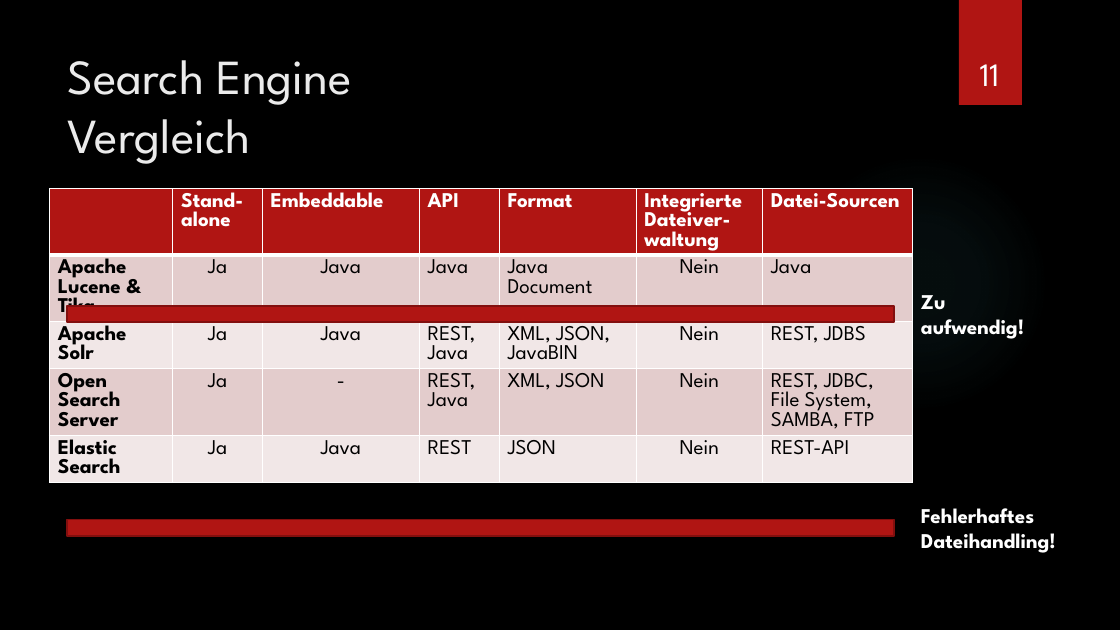
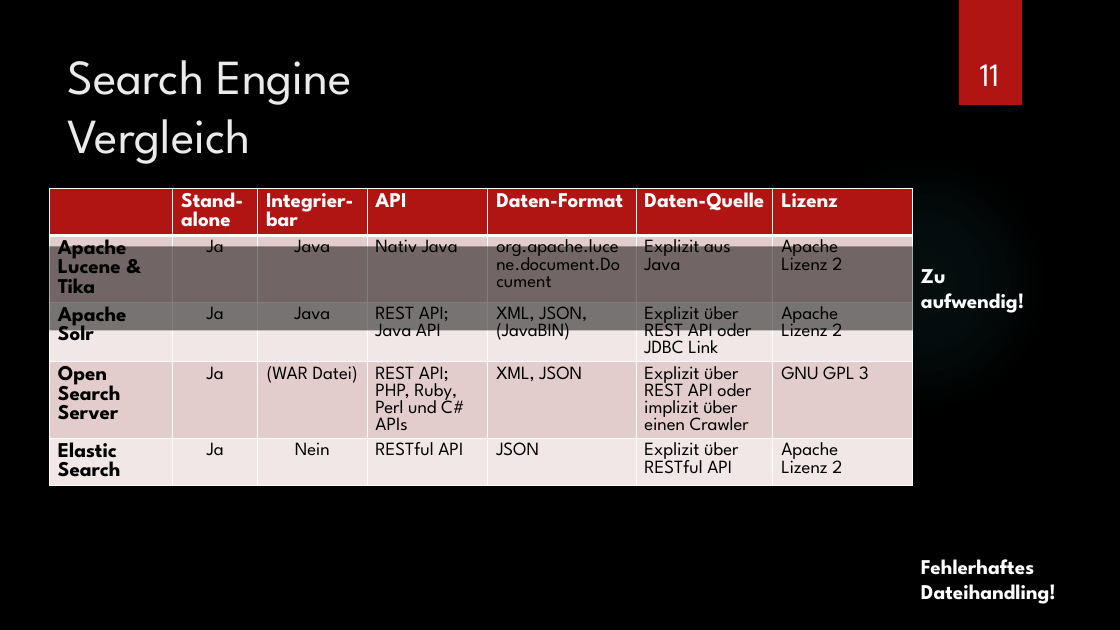
Before and after one commit to kanbanana/knowledgebase, a slide deck: slide 11 of docs/presentation/Technologie-Evaluation Zusammenfassung.pptx. Drawn at 1120x630 pixels with LibreOffice and Linux fonts; fonts in the diff are those of the drawing; background and template pictures are left out. Boxes give left, top, right and bottom in pixels: in the first picture for what was removed or moved away, otherwise in the second. Text is boxed around its words. In the diff, an @@ line names an element or a change of style, - is before the commit and + after.

```diff
--- a/docs/presentation/Technologie-Evaluation Zusammenfassung.pptx
+++ b/docs/presentation/Technologie-Evaluation Zusammenfassung.pptx
@@ table at (x1=50, y1=188, x2=912, y2=608) @@
-row 1:  | Stand-alone | Embeddable | API | Format | Integrierte Dateiver-waltung | Datei-Sourcen
+row 1:  | Stand-alone | Integrier-bar | API | Daten-Format | Daten-Quelle | Lizenz
-row 2: Apache Lucene & Tika | Ja | Java | Java | Java Document | Nein | Java
+row 2: Apache Lucene & Tika | Ja | Java | Nativ Java | org.apache.lucene.document.Document | Explizit aus Java | Apache Lizenz 2
-row 3: Apache Solr | Ja | Java | REST, Java | XML, JSON, JavaBIN | Nein | REST, JDBS
+row 3: Apache Solr | Ja | Java | REST API; Java API | XML, JSON, (JavaBIN) | Explizit über REST API oder JDBC Link | Apache Lizenz 2
-row 4: Open Search Server | Ja | - | REST, Java | XML, JSON | Nein | REST, JDBC, File System, SAMBA, FTP
+row 4: Open Search Server | Ja | (WAR Datei) | REST API; PHP, Ruby, Perl und C# APIs | XML, JSON | Explizit über REST API oder implizit über einen Crawler | GNU GPL 3
-row 5: Elastic Search | Ja | Java | REST | JSON | Nein | REST-API
+row 5: Elastic Search | Ja | Nein | RESTful API | JSON | Explizit über RESTful API | Apache Lizenz 2
@@ size 18 to 16 pt in "Ja", "Java", "Ja", "Java" and 4 more places @@
@@ rectangle resized from (x1=67, y1=306, x2=894, y2=323) to (x1=50, y1=246, x2=913, y2=330) @@
@@ rectangle at (x1=50, y1=246, x2=913, y2=330): fill #B01513 to #000000 at 50% opacity; outline #82100E 1.5 pt to none @@
@@ text "Zu aufwendig!" moved from (x1=921, y1=295, x2=1024, y2=339) to (x1=921, y1=269, x2=1024, y2=313) @@
@@ rectangle at (x1=50, y1=549, x2=913, y2=609): fill #B01513 to #000000 at 50% opacity; outline #82100E 1.5 pt to none @@
@@ rectangle resized from (x1=67, y1=520, x2=894, y2=537) to (x1=50, y1=549, x2=913, y2=609) @@
@@ text "Fehlerhaftes Dateihandling!" moved from (x1=921, y1=508, x2=1056, y2=553) to (x1=921, y1=559, x2=1056, y2=604) @@
```
Also in this commit, not shown: 3 other slides changed, 1 slide added, 2 other files.
